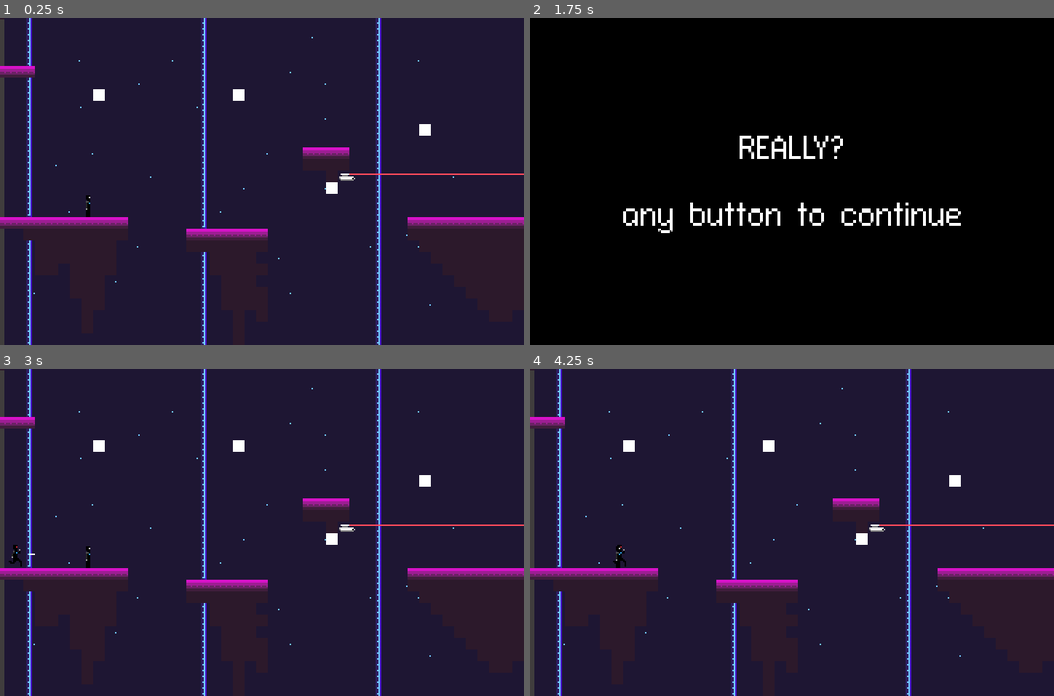
Above: before the commit, frames 1-4 (two rows, left to right).
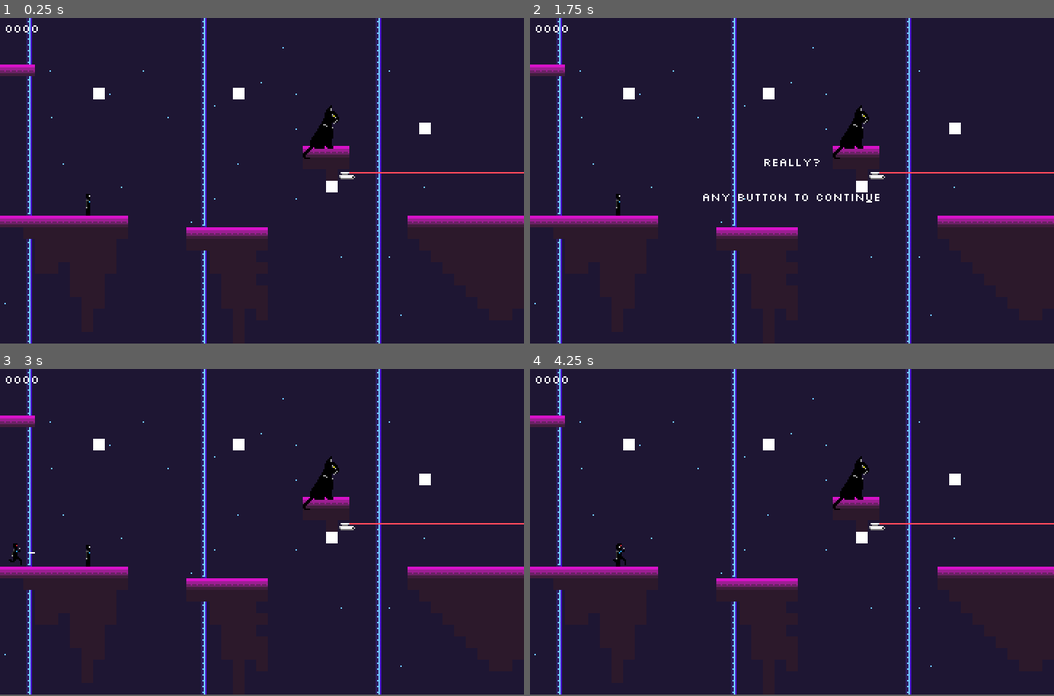
Above: after the commit, the same moments.

Repository: antiomiae/mario
Game: Godot game, scene res://tether/tether_scene.tscn
The game is run twice, just before and just after one commit, with the same random seed, the same clock (stepped at 60 frames per second) and the same inputs.
Inputs:
- Up to frame 1 (0.25 s): no input
- Up to frame 2 (1.75 s): tap Enter at 0.5 s; hold Right (ui_right) from 0.53 s (still down); tap G (grapple) at 0.6, 1.35 s; tap Space (jump) at 0.77, 1.52 s
- Up to frame 3 (3 s): tap Escape (reset) at 2 s; release Right (ui_right) at 2.03 s; hold Left (ui_left) 2.03-2.78 s; tap Shift (run) at 2.1 s; tap G (grapple) at 2.3 s; hold Right (ui_right) from 2.78 s (still down); tap F (shoot) at 2.85 s
- Up to frame 4 (4.25 s): keep holding Right (ui_right); tap Space (jump) at 3.02, 3.77 s; tap G (grapple) at 3.05, 3.6 s; tap Escape (reset) at 4.15 s
In our replay, the window is 720x450 before the commit and 720x448 after it. These sizes can differ from the game's own. Grey fills any space a smaller window leaves; there, only what the larger window draws over its background counts as a difference.

The runs differ from the first frame. In frame 1, 3.6% of the frame differs, in the area x 0-100%, y 0-100%; in frame 2, 99%; in frame 3, 3.6%; in frame 4, 3.6%.

Commit message:
.

Diff:
--- a/continue.gd
+++ b/continue.gd
@@ -4,12 +4,11 @@
 
 func _ready():
     var viewport = get_viewport_rect()
-    $ColorRect.rect_position = Vector2(0, 0)
-    $ColorRect.rect_size = viewport.size
+    $CanvasLayer/ColorRect.rect_position = Vector2(0, 0)
+    $CanvasLayer/ColorRect.rect_size = viewport.size
 
 func _input(event):
     if event.is_pressed():
-        set_process_input(false)
         call_deferred("signal_continue")
 
 func signal_continue():
--- a/continue.tscn
+++ b/continue.tscn
@@ -1,17 +1,26 @@
-[gd_scene load_steps=3 format=2]
+[gd_scene load_steps=4 format=2]
 
 [ext_resource path="res://continue.gd" type="Script" id=1]
-[ext_resource path="res://fonts/connection_ii/ConnectionII.tres" type="DynamicFont" id=2]
+
+[sub_resource type="DynamicFontData" id=2]
+antialiased = false
+font_path = "res://fonts/slkscr.ttf"
+
+[sub_resource type="DynamicFont" id=1]
+size = 8
+font_data = SubResource( 2 )
 
 [node name="Node2D" type="Node2D"]
 script = ExtResource( 1 )
 
-[node name="ColorRect" type="ColorRect" parent="."]
+[node name="CanvasLayer" type="CanvasLayer" parent="."]
+
+[node name="ColorRect" type="ColorRect" parent="CanvasLayer"]
 margin_right = 319.0
 margin_bottom = 240.0
-color = Color( 0, 0, 0, 1 )
+color = Color( 1, 1, 1, 0 )
 
-[node name="Label" type="Label" parent="ColorRect"]
+[node name="Label" type="Label" parent="CanvasLayer/ColorRect"]
 anchor_left = 0.5
 anchor_top = 0.5
 anchor_right = 0.5
@@ -20,7 +29,7 @@
 margin_top = -36.0
 margin_right = 119.0
 margin_bottom = 36.0
-custom_fonts/font = ExtResource( 2 )
+custom_fonts/font = SubResource( 1 )
 text = "REALLY?
 
 any button to continue"
--- /dev/null
+++ b/counter.tscn
@@ -0,0 +1,10 @@
+[gd_scene load_steps=2 format=2]
+
+[ext_resource path="res://fonts/silkscreen.tres" type="DynamicFont" id=1]
+
+[node name="Label" type="Label"]
+margin_top = -2.0
+margin_right = 24.0
+margin_bottom = 7.0
+custom_fonts/font = ExtResource( 1 )
+text = "0000"
--- a/director.gd
+++ b/director.gd
@@ -42,6 +42,8 @@
     root().add_child(scene)
     get_tree().set_current_scene(scene)
 
+func reset():
+    get_tree().reload_current_scene()
 
 func handle_pause():
     if Input.is_action_just_pressed("pause"):
@@ -50,7 +52,7 @@
 
 func handle_reset():
     if Input.is_action_just_pressed("reset"):
-        get_tree().reload_current_scene()
+        reset()
 
 
 func do_continue():
--- /dev/null
+++ b/fonts/connection_ii/size_9.tres
@@ -0,0 +1,7 @@
+[gd_resource type="DynamicFont" load_steps=2 format=2]
+
+[ext_resource path="res://fonts/connection_ii/ConnectionII.otf" type="DynamicFontData" id=1]
+
+[resource]
+size = 9
+font_data = ExtResource( 1 )
--- /dev/null
+++ b/fonts/silkscreen.tres
@@ -0,0 +1,7 @@
+[gd_resource type="DynamicFont" load_steps=2 format=2]
+
+[ext_resource path="res://fonts/slkscr.ttf" type="DynamicFontData" id=1]
+
+[resource]
+size = 8
+font_data = ExtResource( 1 )
--- /dev/null
+++ b/player_info.gd
@@ -0,0 +1,3 @@
+extends Node
+
+var player_deaths := 0
--- a/project.godot
+++ b/project.godot
@@ -62,13 +62,14 @@
 Director="*res://director.gd"
 PlayerInput="*res://player_input.gd"
 LayerNames="*res://layer_names.gd"
+PlayerInfo="*res://player_info.gd"
 
 [display]
 
 window/size/width=360
-window/size/height=225
-window/size/test_width=960
-window/size/test_height=540
+window/size/height=224
+window/size/test_width=1080
+window/size/test_height=672
 window/stretch/mode="viewport"
 window/stretch/aspect="keep"
 
@@ -182,3 +183,4 @@
 quality/2d/use_pixel_snap=true
 environment/default_clear_color=Color( 0.25098, 0.239216, 0.239216, 1 )
 environment/default_environment="res://default_env.tres"
+quality/dynamic_fonts/use_oversampling=false
--- a/tether/level_scene.gd
+++ b/tether/level_scene.gd
@@ -1,12 +1,20 @@
 extends Node2D
+
+const CONTINUE = preload("res://continue.tscn")
 
 onready var camera = $player/Camera2D
 
 func _physics_process(delta):
     if $player.global_position.y > camera.limit_bottom:
-        Director.call_deferred("do_continue")
+        show_continue()
 
 func _on_player_died(body):
     if body.player_number == 1:
         yield(get_tree().create_timer(3.0), "timeout")
-        Director.do_continue()
+        show_continue()
+
+func show_continue():
+    var c = CONTINUE.instance()
+    add_child(c)
+    yield(c, "choose_continue")
+    Director.reset()
--- a/tether/mega_scene.gd
+++ b/tether/mega_scene.gd
@@ -3,10 +3,18 @@
 func _ready():
     var viewport = get_viewport()
     viewport.connect("size_changed", self, "set_screen_size")
-    set_screen_size()
-    #viewport.update_worlds()
+    _update_death_counter()
 
-func set_screen_size():
-    var viewport = get_viewport()
-    viewport.set_size(Vector2(480, 270))
+func _update_death_counter():
+    $gui_layer/death_counter.text = "%04d" % PlayerInfo.player_deaths
+
+
+func set_screen_size(viewport):
+    viewport.set_size_override(true, Vector2(480, 270))
     viewport.set_size_override_stretch(true)
+
+
+func _on_player_died(body):
+    PlayerInfo.player_deaths += 1
+    _update_death_counter()
+    ._on_player_died(body)
--- a/tether/mega_scene.tscn
+++ b/tether/mega_scene.tscn
@@ -1,15 +1,25 @@
-[gd_scene load_steps=8 format=2]
+[gd_scene load_steps=9 format=2]
 
 [ext_resource path="res://tether/mega_scene.gd" type="Script" id=1]
-[ext_resource path="res://sprites/hotline_tiles.tres" type="TileSet" id=2]
-[ext_resource path="res://projectile/laser_turret.tscn" type="PackedScene" id=3]
-[ext_resource path="res://tether/tether_anchor_node.tscn" type="PackedScene" id=4]
-[ext_resource path="res://tether/player.tscn" type="PackedScene" id=5]
-[ext_resource path="res://tether/elevator.tscn" type="PackedScene" id=6]
-[ext_resource path="res://tether/bumper.tscn" type="PackedScene" id=7]
+[ext_resource path="res://counter.tscn" type="PackedScene" id=2]
+[ext_resource path="res://sprites/hotline_tiles.tres" type="TileSet" id=3]
+[ext_resource path="res://projectile/laser_turret.tscn" type="PackedScene" id=4]
+[ext_resource path="res://tether/tether_anchor_node.tscn" type="PackedScene" id=5]
+[ext_resource path="res://tether/player.tscn" type="PackedScene" id=6]
+[ext_resource path="res://tether/elevator.tscn" type="PackedScene" id=7]
+[ext_resource path="res://tether/bumper.tscn" type="PackedScene" id=8]
 
 [node name="Node2D" type="Node2D"]
 script = ExtResource( 1 )
+
+[node name="gui_layer" type="CanvasLayer" parent="."]
+layer = 100
+
+[node name="death_counter" parent="gui_layer" instance=ExtResource( 2 )]
+margin_left = 5.0
+margin_top = 4.0
+margin_right = 45.0
+margin_bottom = 24.0
 
 [node name="ParallaxBackground" type="ParallaxBackground" parent="."]
 
@@ -33,56 +43,56 @@
 color = Color( 0.0235294, 0.0235294, 0.0235294, 1 )
 
 [node name="TileMap" type="TileMap" parent="."]
-tile_set = ExtResource( 2 )
+tile_set = ExtResource( 3 )
 cell_size = Vector2( 8, 8 )
 collision_layer = 2
 collision_mask = 0
 format = 1
 tile_data = PoolIntArray( -2621441, 6, 0, -2686976, 6, 0, -2686975, 6, 0, -2686974, 6, 0, -2686973, 6, 0, -2686972, 6,  …(6859 unchanged characters)…
 
-[node name="laser_turret_1" parent="." instance=ExtResource( 3 )]
+[node name="laser_turret_1" parent="." instance=ExtResource( 4 )]
 position = Vector2( 128, 173 )
 rotation = -3.14159
 scale = Vector2( 1, -1 )
 
-[node name="laser_turret_2" parent="." instance=ExtResource( 3 )]
+[node name="laser_turret_2" parent="." instance=ExtResource( 4 )]
 position = Vector2( 168, 157 )
 
-[node name="TetherAnchorNode" parent="." instance=ExtResource( 4 )]
+[node name="TetherAnchorNode" parent="." instance=ExtResource( 5 )]
 position = Vector2( 116, 220 )
 
-[node name="TetherAnchorNode2" parent="." instance=ExtResource( 4 )]
+[node name="TetherAnchorNode2" parent="." instance=ExtResource( 5 )]
 position = Vector2( 76, 68 )
 
-[node name="TetherAnchorNode5" parent="." instance=ExtResource( 4 )]
+[node name="TetherAnchorNode5" parent="." instance=ExtResource( 5 )]
 position = Vector2( 36, 36 )
 
-[node name="TetherAnchorNode6" parent="." instance=ExtResource( 4 )]
+[node name="TetherAnchorNode6" parent="." instance=ExtResource( 5 )]
 position = Vector2( 116, 36 )
 
-[node name="TetherAnchorNode3" parent="." instance=ExtResource( 4 )]
+[node name="TetherAnchorNode3" parent="." instance=ExtResource( 5 )]
 position = Vector2( 76, 108 )
 
-[node name="TetherAnchorNode4" parent="." instance=ExtResource( 4 )]
+[node name="TetherAnchorNode4" parent="." instance=ExtResource( 5 )]
 position = Vector2( 36, 172 )
 
-[node name="TetherAnchorNode7" parent="." instance=ExtResource( 4 )]
+[node name="TetherAnchorNode7" parent="." instance=ExtResource( 5 )]
 position = Vector2( 68, -60 )
 
-[node name="TetherAnchorNode8" parent="." instance=ExtResource( 4 )]
+[node name="TetherAnchorNode8" parent="." instance=ExtResource( 5 )]
 position = Vector2( 20, 220 )
 
-[node name="TetherAnchorNode9" parent="." instance=ExtResource( 4 )]
+[node name="TetherAnchorNode9" parent="." instance=ExtResource( 5 )]
 position = Vector2( 244, 204 )
 
-[node name="TetherAnchorNode11" parent="." instance=ExtResource( 4 )]
+[node name="TetherAnchorNode11" parent="." instance=ExtResource( 5 )]
 position = Vector2( 444, 228 )
 
-[node name="TetherAnchorNode10" parent="." instance=ExtResource( 4 )]
+[node name="TetherAnchorNode10" parent="." instance=ExtResource( 5 )]
 position = Vector2( 332, 156 )
 
-[node name="player" parent="." instance=ExtResource( 5 )]
-position = Vector2( 253, 152 )
+[node name="player" parent="." instance=ExtResource( 6 )]
+position = Vector2( 31, 255 )
 
 [node name="Camera2D" type="Camera2D" parent="player"]
 current = true
--- a/tether/player.gd
+++ b/tether/player.gd
@@ -161,12 +161,12 @@
     velocity = new_v
 
     _update_current_anchor()
-    if air_state != ON_GROUND and Input.is_action_pressed(input("grapple")):
+    if Input.is_action_pressed(input("grapple")):
         grapple_to_anchor()
 
 
 func update_animation():
-    if air_state == ON_GROUND:
+    if air_state == ON_GROUND and movement_state != DEAD:
         if crouching:
             if velocity.x == 0:
                 $AnimationPlayer.play("crouch")
@@ -181,7 +181,7 @@
             $AnimationPlayer.play("crouch")
         else:
             $AnimationPlayer.play("stand")
-    elif movement_state == GRAPPLING:
+    elif movement_state == GRAPPLING or movement_state == DEAD:
         $AnimationPlayer.play("stand")
 
 
@@ -215,15 +215,15 @@
 
 func _grappling_movement(delta):
     if grappling_hook.is_attached():
-        velocity = _swing(delta)
+        velocity = swing(delta)
 
         var new_v = move_and_slide(velocity * 60, Vector2(0, -1))*(1.0/60)
 
-        if has_collided() or should_detach(velocity) or !Input.is_action_pressed(input("grapple")):
+        if (has_collided() and (is_on_wall() or is_on_ceiling())) or should_detach(new_v) or !Input.is_action_pressed(input("grapple")):
             grappling_hook.detach_from_anchor()
             movement_state = NORMAL
 
-            air_state = ON_GROUND if new_v.y == 0 else FALLING
+            air_state = ON_GROUND if is_on_floor() else FALLING
 
             Input.action_release(input("grapple"))
 
@@ -236,7 +236,7 @@
     return get_slide_count() > 0
 
 
-func _swing(delta):
+func swing(delta):
     var tether_vec = grappling_hook.tether_vector()
     var tether_length = tether_vec.length()
     var angular_displacement = grappling_speed / tether_length
@@ -251,7 +251,7 @@
     # points from anchor to emitter of grappling hook
     var tether_vec = grappling_hook.tether_vector()
     var angle = tether_vec.angle()
-
+    # FIXME: use normal of tether_vec instead of tether_vec and its angle
     # swinging upward
     if delta_pos.y < 0:
         # close to horizontal
--- a/tether/tether_scene.tscn
+++ b/tether/tether_scene.tscn
@@ -6,6 +6,8 @@
 [ext_resource path="res://tether/player.tscn" type="PackedScene" id=4]
 [ext_resource path="res://projectile/laser_turret.tscn" type="PackedScene" id=5]
 [ext_resource path="res://tether/elevator.tscn" type="PackedScene" id=6]
+[ext_resource path="res://sprites/green_eyed_cat.png" type="Texture" id=7]
+[ext_resource path="res://counter.tscn" type="PackedScene" id=8]
 
 [node name="Node2D" type="Node2D"]
 pause_mode = 2
@@ -15,7 +17,7 @@
 
 [node name="ParallaxLayer" type="ParallaxLayer" parent="ParallaxBackground"]
 motion_scale = Vector2( 0.05, 0 )
-motion_offset = Vector2( -160, -120 )
+motion_offset = Vector2( -180, -112 )
 
 [node name="Background" type="TileMap" parent="ParallaxBackground/ParallaxLayer"]
 tile_set = ExtResource( 2 )
@@ -76,5 +78,17 @@
 [node name="Elevator" parent="." instance=ExtResource( 6 )]
 position = Vector2( -8, 48 )
 
+[node name="Sprite" type="Sprite" parent="."]
+position = Vector2( 211, 93 )
+texture = ExtResource( 7 )
+
+[node name="CanvasLayer" type="CanvasLayer" parent="."]
+
+[node name="Label" parent="CanvasLayer" instance=ExtResource( 8 )]
+margin_left = 3.0
+margin_top = 3.0
+margin_right = 27.0
+margin_bottom = 14.0
+
 [connection signal="died" from="player" to="." method="_on_player_died"]
 [connection signal="died" from="player2" to="." method="_on_player_died"]
Binary file added: fonts/MONACO.TTF
Binary file added: fonts/Mister Pixel Regular.otf
Binary file added: fonts/slkscr.ttf
Binary file added: sprites/green_eyed_cat.png
Not shown, added: sprites/green_eyed_cat.png.import
Not shown: 2 places in tether/mega_scene.tscn that only renumber resources
Not shown: 1 places in tether/tether_scene.tscn that only renumber resources
Not shown, added: sprites/cat.pyxel
Not shown, added: sprites/cat2.pyxel
Not shown, added: sprites/green_eyed_Cat.pyxel
